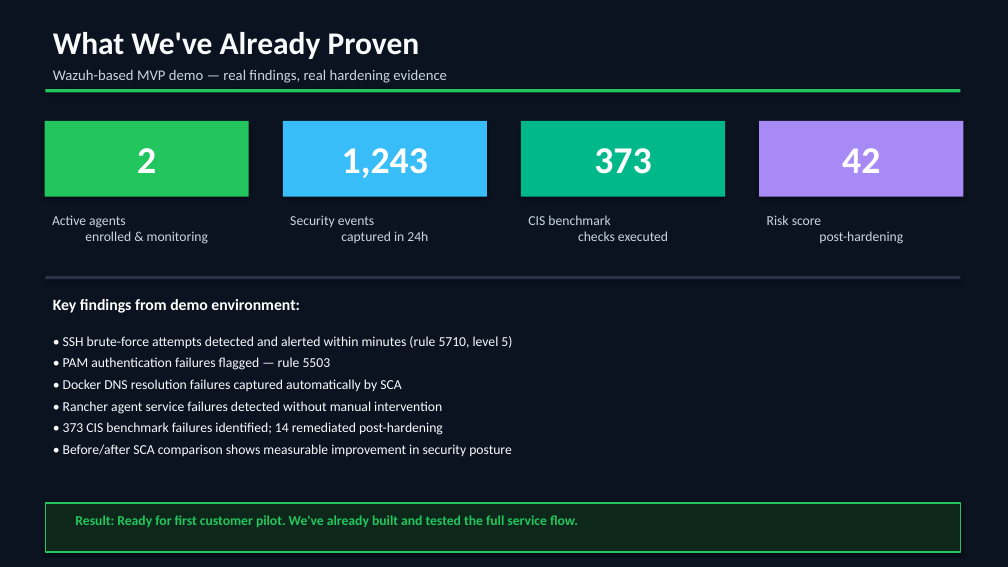
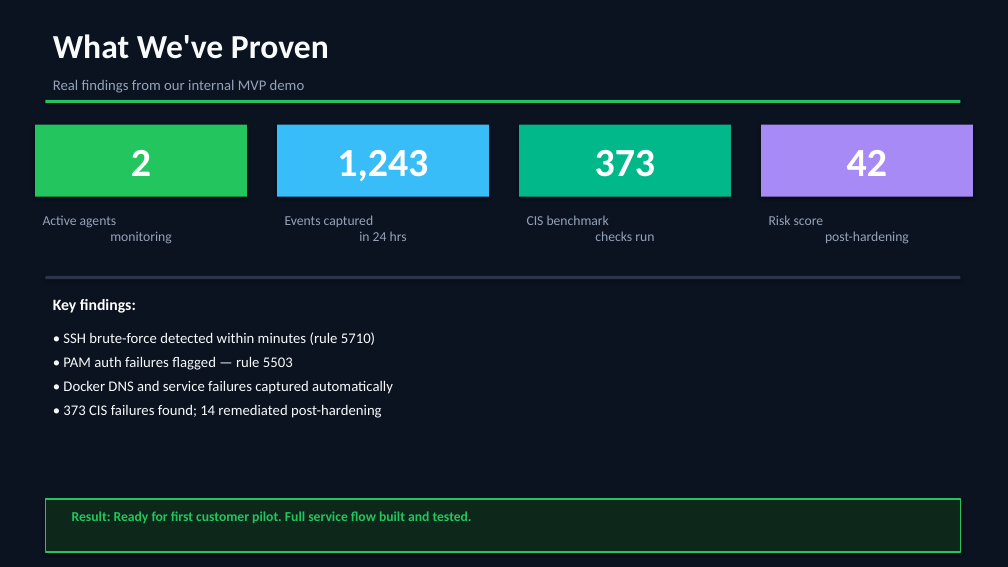
Before and after one commit to joseph118789-max/sentinel-ops, a slide deck: slide 6 of sales/Sentinel_Ops_Sales_Deck.pptx. Drawn at 1008x567 pixels with LibreOffice and Linux fonts; fonts in the diff are those of the drawing. Boxes give left, top, right and bottom in pixels: in the first picture for what was removed or moved away, otherwise in the second. Text is boxed around its words. In the diff, an @@ line names an element or a change of style, - is before the commit and + after.

```diff
--- a/sales/Sentinel_Ops_Sales_Deck.pptx
+++ b/sales/Sentinel_Ops_Sales_Deck.pptx
@@ text at (53,34,329,59): text changed; size 30 to 32 pt @@
-What We've Already Proven
+What We've Proven
@@ text at (53,80,305,93): text changed; text colour #CBD5E1 to #94A3B8 @@
-Wazuh-based MVP demo — real findings, real hardening evidence
+Real findings from our internal MVP demo
@@ rectangle: place and size @@
-rectangle at (45,89,960,92)
+rectangle at (45,100,960,103)
@@ rectangle "2": place and size @@
-rectangle "2" at (45,121,249,197)
+rectangle "2" at (36,125,247,197)
@@ rectangle "1,243": place and size @@
-rectangle "1,243" at (283,121,487,197)
+rectangle "1,243" at (278,125,489,197)
@@ rectangle "373": place and size @@
-rectangle "373" at (521,121,725,197)
+rectangle "373" at (520,125,731,197)
@@ size 36 to 38 pt in 4 elements at (278,125,489,197), (520,125,731,197), (36,125,247,197), (761,125,972,197) @@
@@ rectangle "42": place and size @@
-rectangle "42" at (759,121,963,197)
+rectangle "42" at (761,125,972,197)
@@ text "Risk score post-hardening" at (769,215,909,244): text colour #CBD5E1 to #94A3B8 @@
@@ text at (43,216,171,244): text changed; text colour #CBD5E1 to #94A3B8 @@
-Active agents
-enrolled & monitoring
+Active agents
+monitoring
@@ text at (285,215,407,241): text changed; text colour #CBD5E1 to #94A3B8 @@
-Security events
-captured in 24h
+Events captured
+in 24 hrs
@@ text at (527,215,654,241): text changed; text colour #CBD5E1 to #94A3B8 @@
-CIS benchmark
-checks executed
+CIS benchmark
+checks run
@@ text at (53,299,136,313): text changed @@
-Key findings from demo environment:
+Key findings:
@@ text at (63,332,393,418): text changed; size 13 to 14 pt @@
-• SSH brute-force attempts detected and alerted within minutes (rule 5710, level 5)
-• PAM authentication failures flagged — rule 5503
-• Docker DNS resolution failures captured automatically by SCA
-• Rancher agent service failures detected without manual intervention
-• 373 CIS benchmark failures identified; 14 remediated post-hardening
-• Before/after SCA comparison shows measurable improvement in security posture
+• SSH brute-force detected within minutes (rule 5710)
+• PAM auth failures flagged — rule 5503
+• Docker DNS and service failures captured automatically
+• 373 CIS failures found; 14 remediated post-hardening
@@ rectangle: place and size @@
-rectangle at (45,503,960,552)
+rectangle at (45,499,960,552)
@@ text at (72,511,472,523): text changed @@
-Result: Ready for first customer pilot. We've already built and tested the full service flow.
+Result: Ready for first customer pilot. Full service flow built and tested.
```
Also in this commit, not shown: 8 other slides changed.
